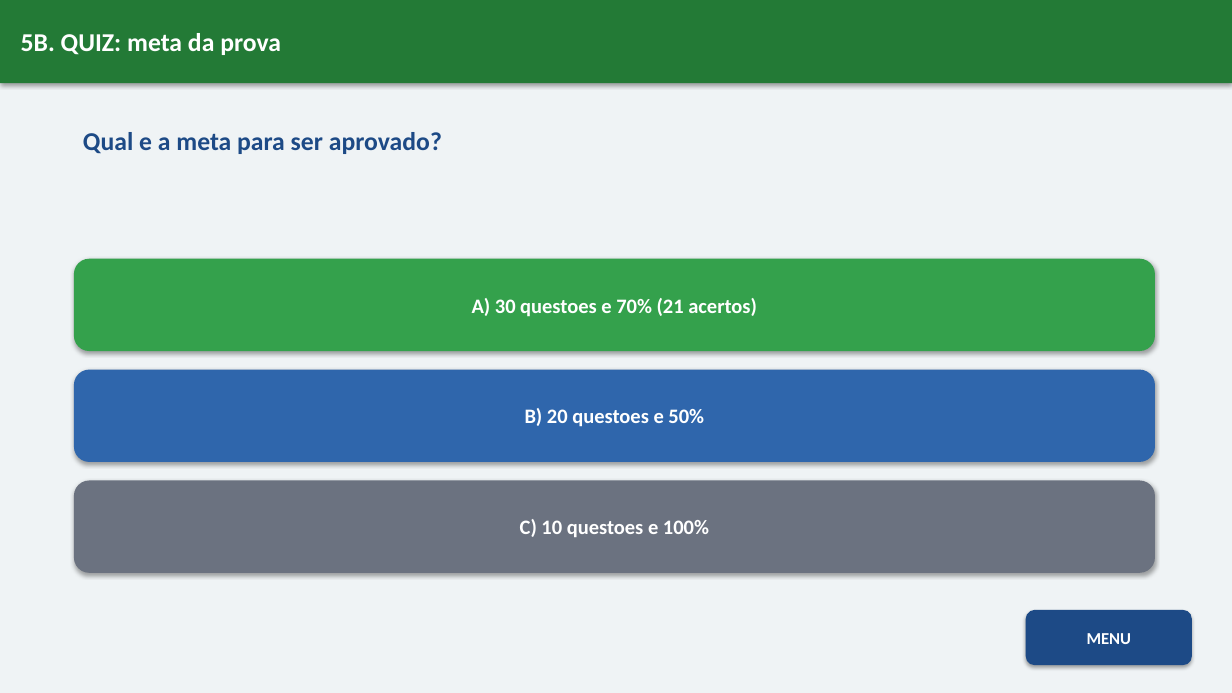
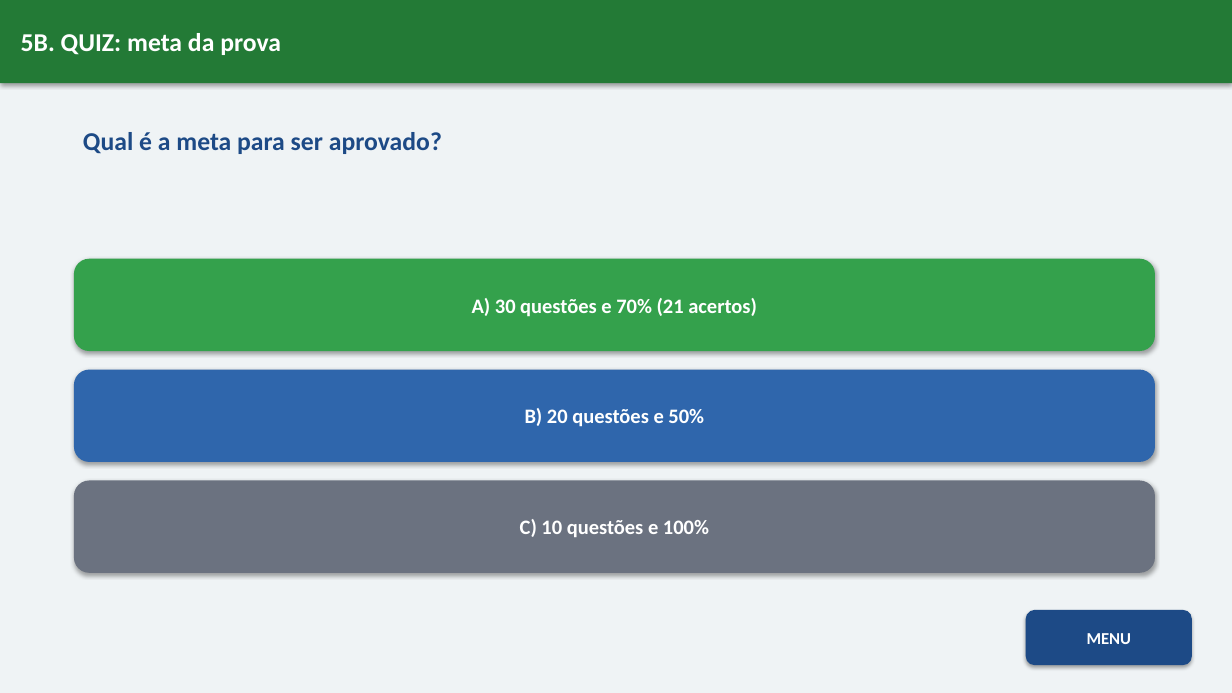
Before and after one commit to Geovane-Maia/Auto-Escola, a slide deck: slide 11 of Apresentacao-Interativa-ABCDETRAN.pptx. Drawn at 1232x693 pixels with LibreOffice and Linux fonts; fonts in the diff are those of the drawing. Boxes give left, top, right and bottom in pixels: in the first picture for what was removed or moved away, otherwise in the second. Text is boxed around its words. In the diff, an @@ line names an element or a change of style, - is before the commit and + after.

Commit message:
PDF e PowerPoint atualizados para prova de 2 horas

```diff
--- a/Apresentacao-Interativa-ABCDETRAN.pptx
+++ b/Apresentacao-Interativa-ABCDETRAN.pptx
@@ text at [83,132,442,154]: text changed @@
-Qual e a meta para ser aprovado?
+Qual é a meta para ser aprovado?
@@ text in rounded rectangle at [472,298,757,317]: text changed @@
-A) 30 questoes e 70% (21 acertos)
+A) 30 questões e 70% (21 acertos)
@@ text in rounded rectangle at [525,408,704,427]: text changed @@
-B) 20 questoes e 50%
+B) 20 questões e 50%
@@ text in rounded rectangle at [520,519,709,537]: text changed @@
-C) 10 questoes e 100%
+C) 10 questões e 100%
```
Also in this commit, not shown: 15 other slides changed, 1 other file.
